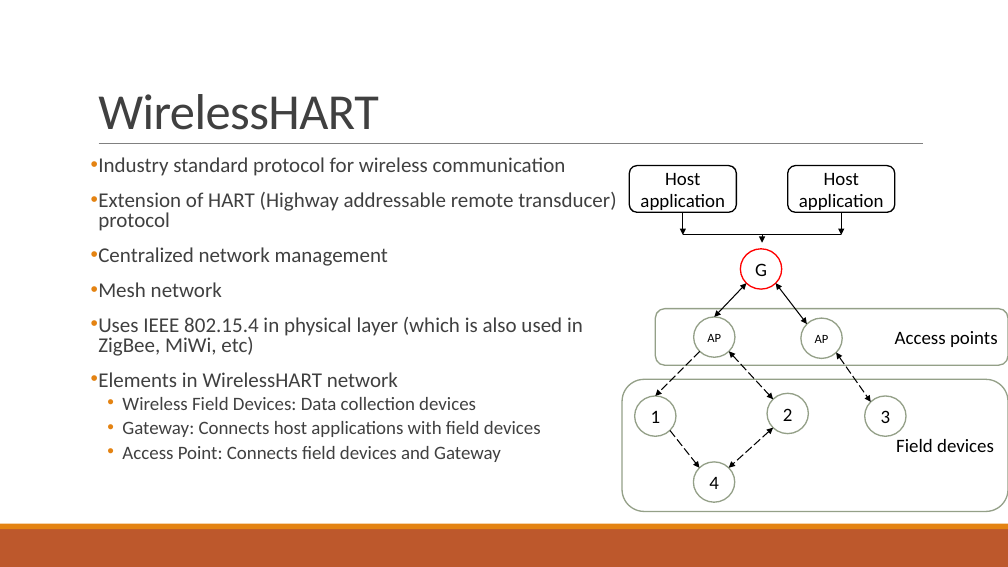
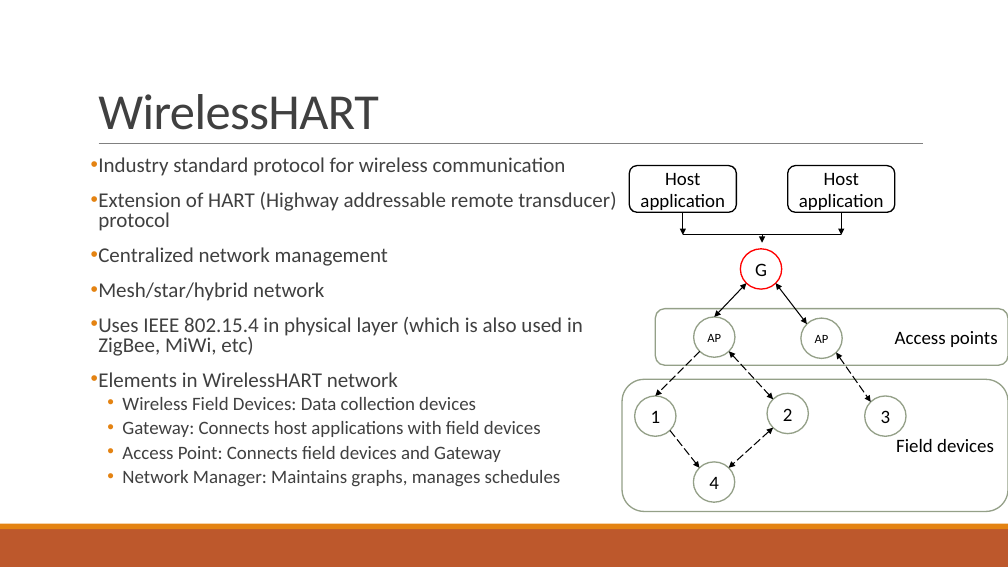
Before and after one commit to chaitu236/chaitu236.github.io, a slide deck: slide 3 of presentation-vadrevu.pptx. Drawn at 1008x567 pixels with LibreOffice and Linux fonts; fonts in the diff are those of the drawing. Boxes give left, top, right and bottom in pixels: in the first picture for what was removed or moved away, otherwise in the second. Text is boxed around its words. In the diff, an @@ line names an element or a change of style, - is before the commit and + after.

```diff
--- a/presentation-vadrevu.pptx
+++ b/presentation-vadrevu.pptx
@@ text at <box>98,282,324,301</box>: text changed @@
-• Mesh network
+• Mesh/star/hybrid network
@@ text at <box>122,470,561,487</box>: paragraph added @@
+  • Network Manager: Maintains graphs, manages schedules
```
Also in this commit, not shown: 5 other slides changed, 1 other file.
